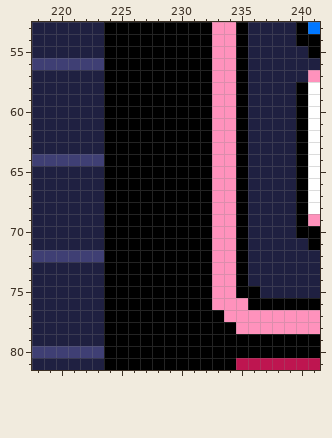
Pixel-art file: assets/app_ui_test_3d2.aseprite. The first picture shows the starting point.
320x240 pixels, 1 frame. Colours within 5 levels of each other are drawn and written as one. Shown: x 218..241, y 53..81. The commit also changed other parts of the picture, which this record leaves out.
And afterwards:
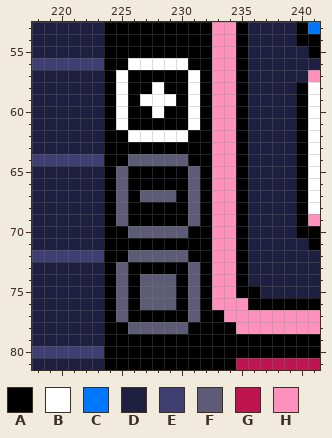
Palette (. is transparent): A #000000  B #ffffff  C #0077ff  D #1f2041  E #3f3f74  F #5d5b75  G #be1550  H #ff92bc
What changed:
--- layer "Layer 1"
@@ x 223..233 @@
 55 DAAAAAAAAAH
-56 EAAAAAAAAAH
-57 DAAAAAAAAAH
-58 DAAAAAAAAAH
-59 DAAAAAAAAAH
-60 DAAAAAAAAAH
-61 DAAAAAAAAAH
-62 DAAAAAAAAAH
+56 EAABBBBBAAH
+57 DABAAAAABAH
+58 DABAABAABAH
+59 DABABBBABAH
+60 DABAABAABAH
+61 DABAAAAABAH
+62 DAABBBBBAAH
 63 DAAAAAAAAAH
-64 EAAAAAAAAAH
-65 DAAAAAAAAAH
-66 DAAAAAAAAAH
-67 DAAAAAAAAAH
-68 DAAAAAAAAAH
-69 DAAAAAAAAAH
-70 DAAAAAAAAAH
+64 EAAFFFFFAAH
+65 DAFAAAAAFAH
+66 DAFAAAAAFAH
+67 DAFAFFFAFAH
+68 DAFAAAAAFAH
+69 DAFAAAAAFAH
+70 DAAFFFFFAAH
 71 DAAAAAAAAAH
-72 EAAAAAAAAAH
-73 DAAAAAAAAAH
-74 DAAAAAAAAAH
-75 DAAAAAAAAAH
-76 DAAAAAAAAAH
-77 DAAAAAAAAAA
-78 DAAAAAAAAAA
+72 EAAFFFFFAAH
+73 DAFAAAAAFAH
+74 DAFAFFFAFAH
+75 DAFAFFFAFAH
+76 DAFAFFFAFAH
+77 DAFAAAAAFAA
+78 DAAFFFFFAAA
 79 DAAAAAAAAAA
